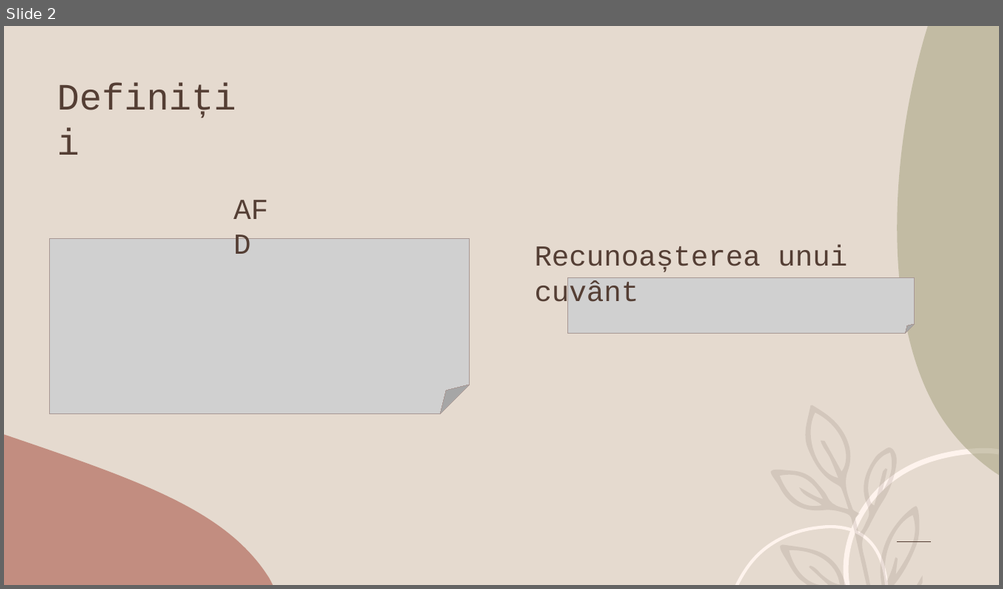
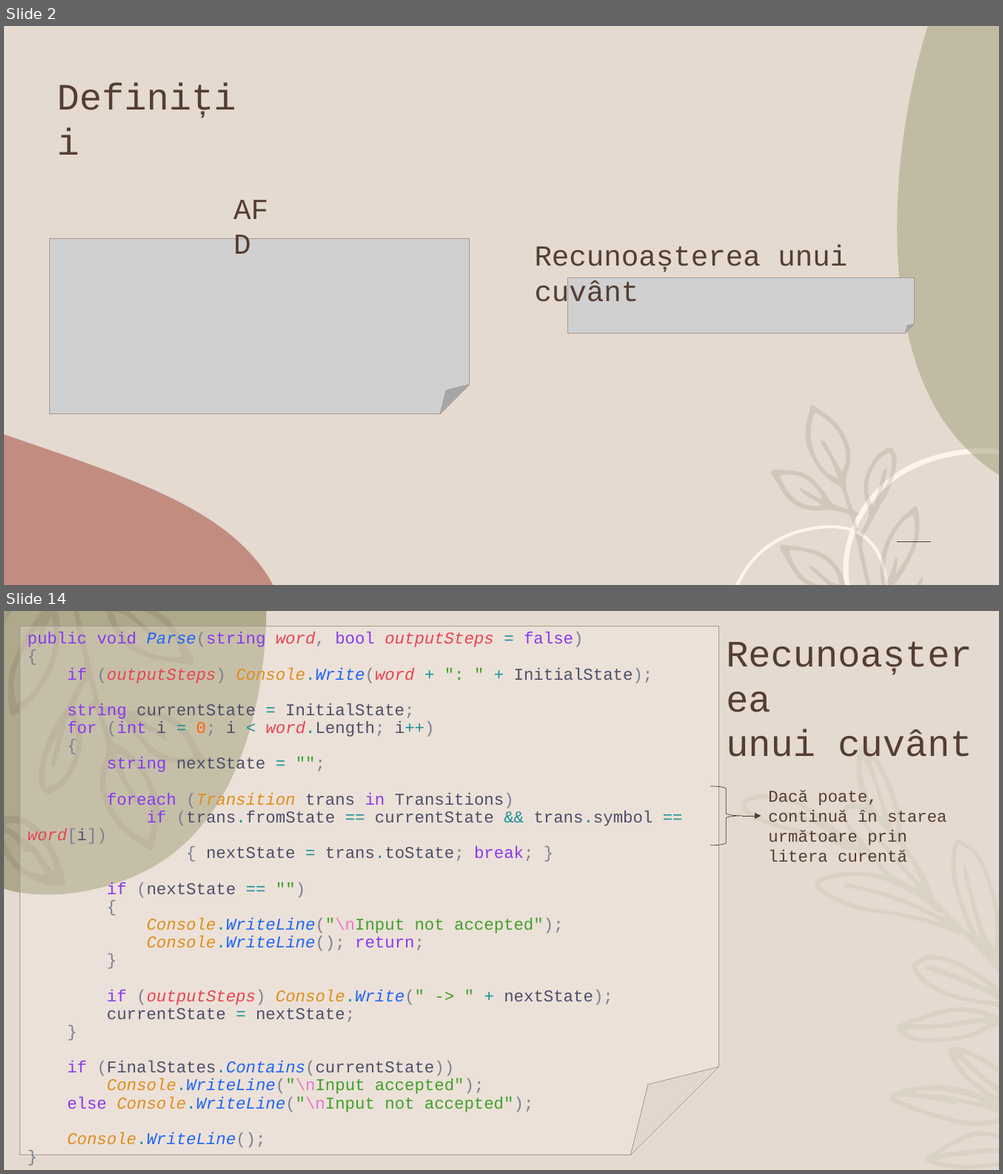
Before and after one commit to Irseora/Limbaje-Formale, a slide deck: DFA/Automat Finit Determinist.pptx. Shown one above the other, each under a label of ours: slide 2 before the commit, slides 2 and 14 after it; the slides between them are not shown. The pictures are 1003x589 and 1003x1174 pixels, drawn with LibreOffice and Linux fonts; fonts in the diff are those of the drawing; grey boxes stand for pictures; background and template pictures are left out. Boxes give left, top, right and bottom in pixels: in the first picture for what was removed or moved away, otherwise in the second. Text is boxed around its words. In the diff, an @@ line names an element or a change of style, - is before the commit and + after.

```diff
--- a/DFA/Automat Finit Determinist.pptx
+++ b/DFA/Automat Finit Determinist.pptx
@@ slide 14 added at (x1=4, y1=611, x2=999, y2=1170), background #E5DACF @@
@@ freeform shape added at (x1=4, y1=611, x2=267, y2=895), fill #A09D79 at 79% opacity @@
@@ freeform shape added at (x1=4, y1=611, x2=206, y2=886), fill #543E34 at 12% opacity @@
@@ folded corner added at (x1=20, y1=626, x2=719, y2=1155), fill #FEF3ED at 30% opacity, outline #A89894 0.75 pt, 16 pt, text #4C4F69 @@
+public void Parse(string word, bool outputSteps = false)
+{
+if (outputSteps) Console.Write(word + ": " + InitialState);
+string currentState = InitialState;
+for (int i = 0; i < word.Length; i++)
+{
+string nextState = "";
+foreach (Transition trans in Transitions)
+if (trans.fromState == currentState && trans.symbol == word[i])
+{ nextState = trans.toState; break; }
+if (nextState == "")
+{
+Console.WriteLine("\nInput not accepted");
+Console.WriteLine(); return;
+}
+if (outputSteps) Console.Write(" -> " + nextState);
+currentState = nextState;
+}
+if (FinalStates.Contains(currentState))
+Console.WriteLine("\nInput accepted");
+else Console.WriteLine("\nInput not accepted");
+Console.WriteLine();
+}
@@ text added at (x1=726, y1=729, x2=971, y2=757), 36 pt, text #543E34 @@
+Recunoașterea
+unui cuvânt
@@ freeform shape added at (x1=741, y1=743, x2=999, y2=1170), fill #C6C4AF at 33% opacity @@
@@ right brace added at (x1=710, y1=786, x2=741, y2=846), outline #543E34 0.5 pt @@
@@ text added at (x1=768, y1=790, x2=946, y2=862), 16 pt, text #543E34 @@
+Dacă poate, continuă în starea următoare prin litera curentă
@@ arrow added from (742, 816) to (760, 816), #543E34 0.5 pt @@
```
Also in this commit, not shown: 6 slides changed, 10 other slides added, 7 slides removed, 2 other files.
